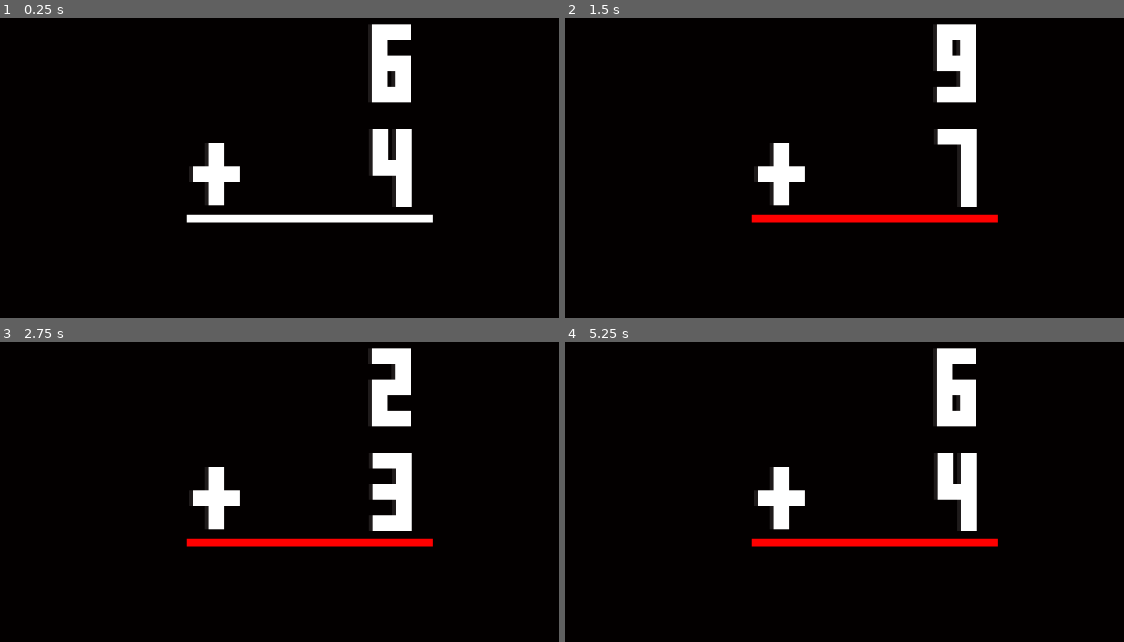
Above: before the commit, frames 1-4 (two rows, left to right).
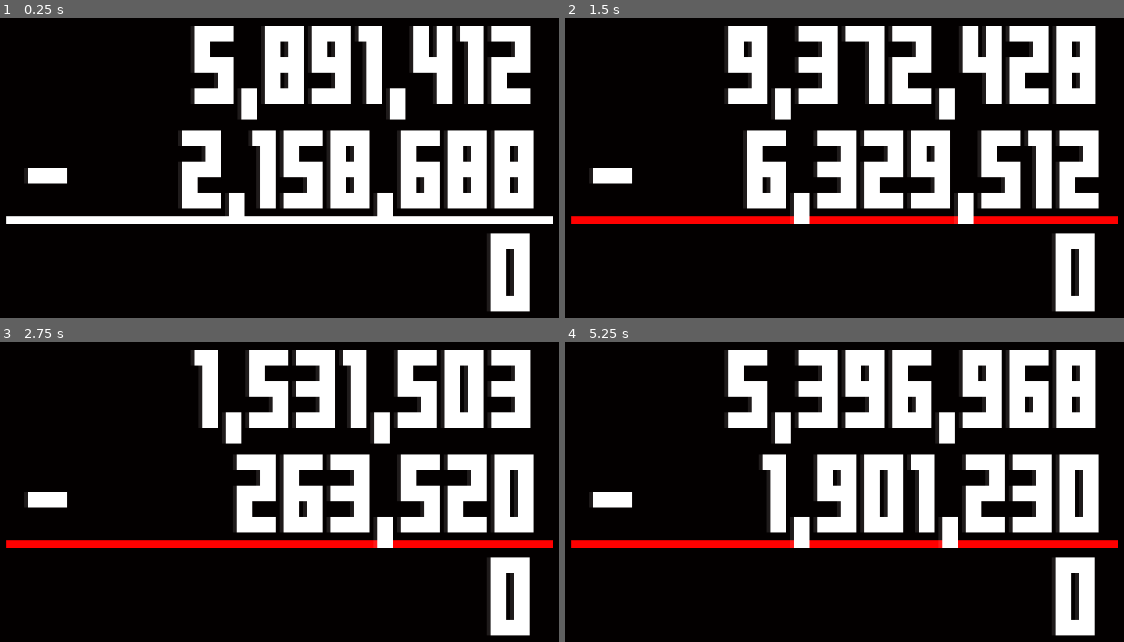
Above: after the commit, the same moments.

Repository: Erickson400/Godot-Mini-Projects
Game: Godot game, scene res://Scenes/Game.tscn
Two runs of this game, one before a commit and one after it. Both use one fixed random seed, a clock stepped at 60 frames per second and the inputs below.
Inputs:
- Up to frame 1 (0.25 s): no input
- Up to frame 2 (1.5 s): tap Enter at 0.5, 0.6, 1.35 s
- Up to frame 3 (2.75 s): tap Backspace at 2.1 s; tap Enter at 2.3 s
- Up to frame 4 (5.25 s): tap Space at 2.75 s; tap Enter at 2.85, 3.6, 4.55, 5, 5.1 s; tap Backspace at 4.35 s

The runs differ from the first frame. In frame 1, 29% of the frame differs, in the area x 1-99%, y 2-98%; in frame 2, 29%; in frame 3, 27%; in frame 4, 30%.

Commit message:
new Shop

Diff:
--- a/Math Training/Scenes/Game.tscn
+++ b/Math Training/Scenes/Game.tscn
@@ -10,20 +10,20 @@
 script = ExtResource( 1 )
 
 [node name="bar" type="ColorRect" parent="."]
-margin_left = 358.378
-margin_top = 365.324
-margin_right = 421.378
-margin_bottom = 367.324
+margin_left = 127.269
+margin_top = 367.0
+margin_right = 267.269
+margin_bottom = 369.0
 rect_scale = Vector2( 5, 5 )
 __meta__ = {
 "_edit_use_anchors_": false
 }
 
 [node name="Top" type="Label" parent="."]
-margin_left = 475.139
-margin_top = 130.89
-margin_right = 511.139
-margin_bottom = 177.89
+margin_left = -31.7314
+margin_top = 133.0
+margin_right = 136.269
+margin_bottom = 180.0
 rect_scale = Vector2( 5, 5 )
 custom_fonts/font = SubResource( 1 )
 text = "9
@@ -34,10 +34,10 @@
 }
 
 [node name="Bottom" type="Label" parent="."]
-margin_left = 476.135
-margin_top = 264.892
-margin_right = 512.135
-margin_bottom = 311.892
+margin_left = -32.7314
+margin_top = 267.0
+margin_right = 136.269
+margin_bottom = 314.0
 rect_scale = Vector2( 5, 5 )
 custom_fonts/font = SubResource( 1 )
 text = "9
@@ -48,10 +48,10 @@
 }
 
 [node name="TextBox" type="Label" parent="."]
-margin_left = 329.0
-margin_top = 397.0
-margin_right = 394.0
-margin_bottom = 445.0
+margin_left = -22.7314
+margin_top = 399.0
+margin_right = 143.269
+margin_bottom = 447.0
 rect_scale = Vector2( 5, 5 )
 custom_fonts/font = SubResource( 1 )
 text = "9
@@ -62,13 +62,13 @@
 }
 
 [node name="Sign" type="Label" parent="."]
-margin_left = 366.007
-margin_top = 262.998
-margin_right = 380.007
-margin_bottom = 309.998
+margin_left = 155.0
+margin_top = 265.0
+margin_right = 169.0
+margin_bottom = 312.0
 rect_scale = Vector2( 5, 5 )
 custom_fonts/font = SubResource( 1 )
-text = "+
+text = "-
 "
 __meta__ = {
 "_edit_use_anchors_": false
--- a/Math Training/Scripts/Game.gd
+++ b/Math Training/Scripts/Game.gd
@@ -1,6 +1,7 @@
 extends Node
 
-var max_range = 10
+var min_range = 0#100_000
+var max_range = 10_000_000
 
 var Top_num = 0
 var Bottom_num = 0
@@ -17,7 +18,7 @@
 			if event.scancode == KEY_ENTER:
 				Result = textb.to_int()
 
-				if Result == Top_num + Bottom_num:
+				if Result == Top_num - Bottom_num:
 					correct()
 				else:
 					wrong()
@@ -40,22 +41,41 @@
 
 
 func _process(_delta):
-	if textb.length() > 3:
+	if textb.length() > 9:
 		textb.erase(textb.length()-1, 1)
-	$TextBox.text = textb
+
+	var num = textb.to_int()
+	var string = comma_sep(num)
+	$TextBox.text = string
 
 
 
 
 func generate():
 	randomize()
-	Top_num = round(rand_range(1, max_range))
-	Bottom_num = round(rand_range(1, max_range))
-	$Top.text = String(Top_num)
-	$Bottom.text = String(Bottom_num)
+	Top_num = round(rand_range(min_range, max_range))
+	Bottom_num = round(rand_range(min_range, Top_num))
+	#Top_num = round(rand_range(10, 20))
+	#Bottom_num = round(rand_range(0, 10))
+
+
+	$Top.text = comma_sep(Top_num)
+	$Bottom.text = comma_sep(Bottom_num)
 
 
 
+
+func comma_sep(number):
+	var string = str(number)
+	var mod = string.length() % 3
+	var res = ""
+
+	for i in range(0, string.length()):
+		if i != 0 && i % 3 == mod:
+			res += ","
+		res += string[i]
+
+	return res
 
 
 
